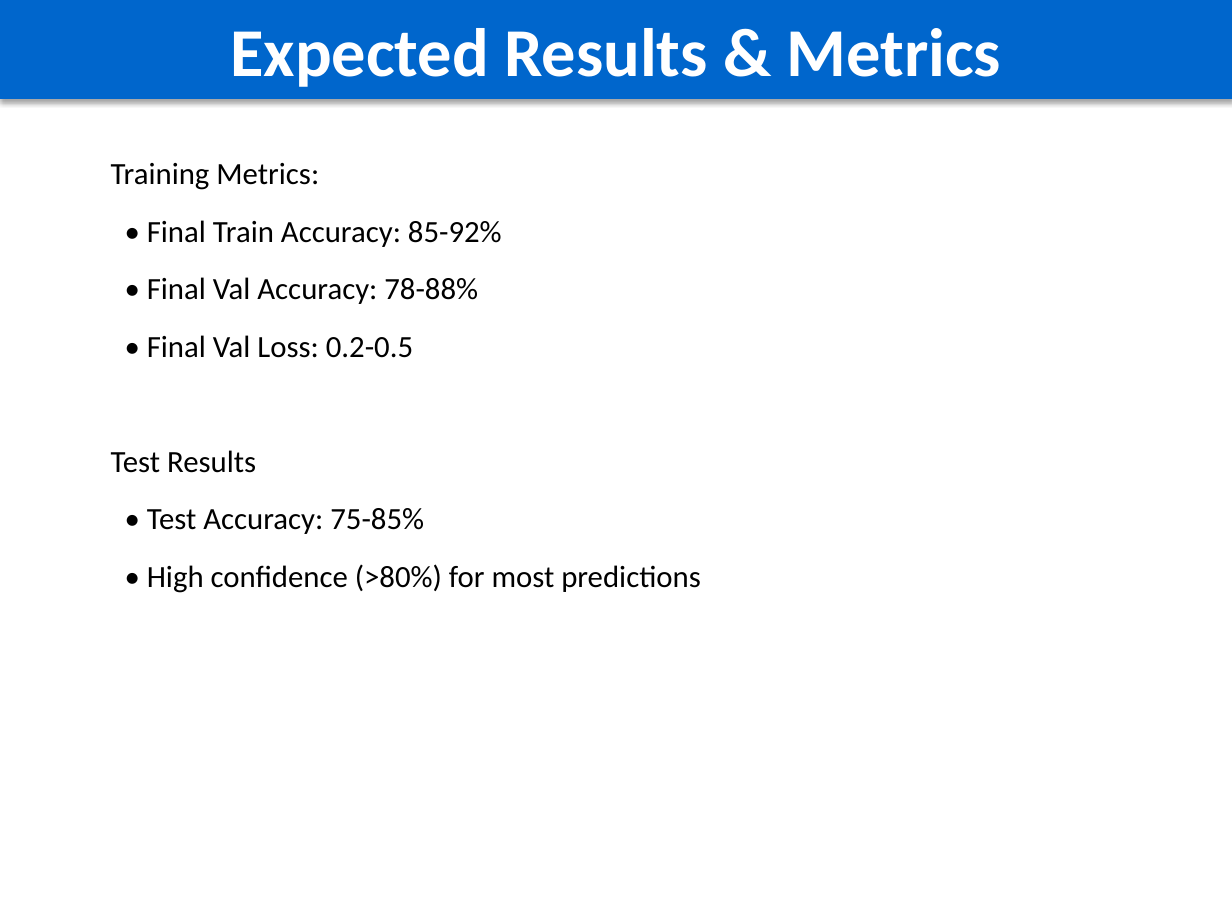
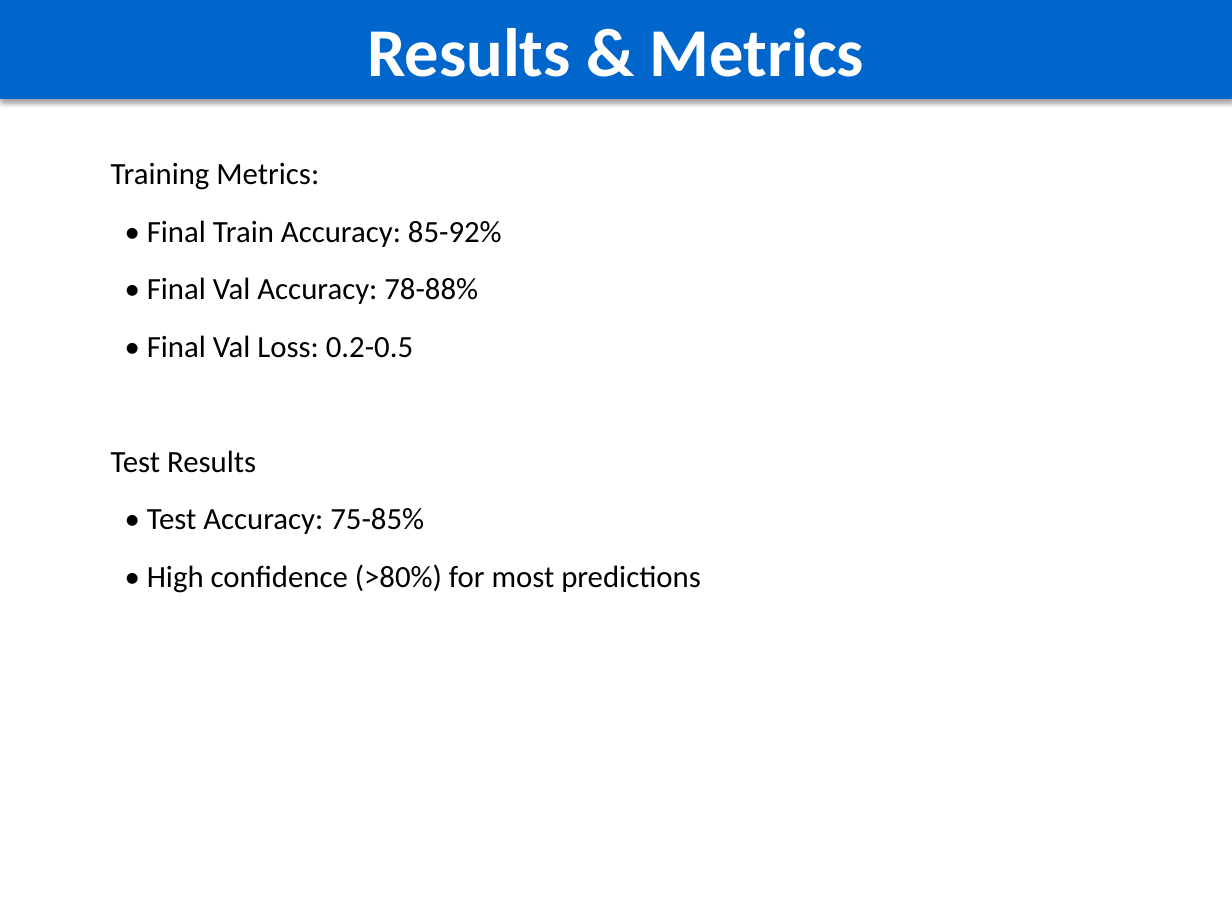
Before and after one commit to Bernardo1205/Deep-Learning, a slide deck: slide 13 of src/assignment-2/CNN/CNN_Classification_Report.pptx (slide 11 before the commit). Drawn at 1232x924 pixels with LibreOffice and Linux fonts; fonts in the diff are those of the drawing. Boxes give left, top, right and bottom in pixels: in the first picture for what was removed or moved away, otherwise in the second. Text is boxed around its words. In the diff, an @@ line names an element or a change of style, - is before the commit and + after.

```diff
--- a/src/assignment-2/CNN/CNN_Classification_Report.pptx
+++ b/src/assignment-2/CNN/CNN_Classification_Report.pptx
@@ text in rectangle at [367,28,864,77]: text changed @@
-Expected Results & Metrics
+Results & Metrics
```
Also in this commit, not shown: 7 other slides changed, 15 slides added, 2 slides removed, 13 other files.
